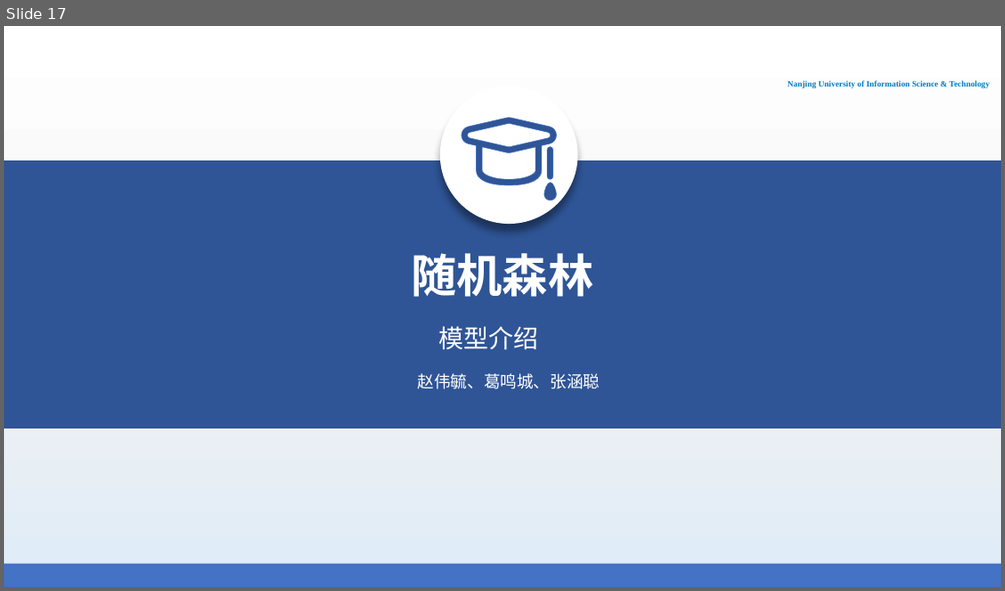
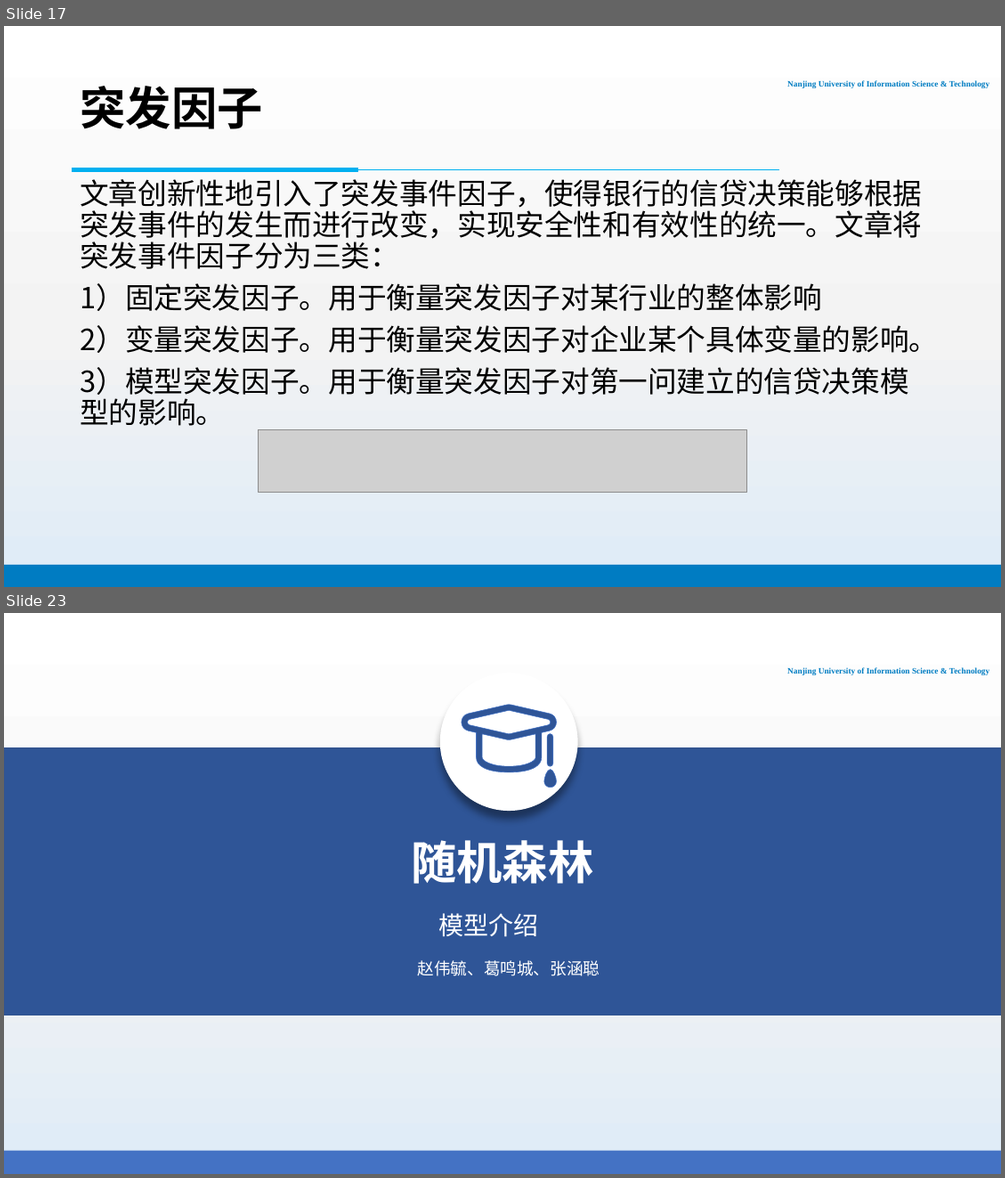
Before and after one commit to PhantomGMC/Week16-Math_model, a slide deck: 数模16周报告.pptx. Shown one above the other, each under a label of ours: slide 17 before the commit, slides 17 and 23 after it; the slides between them are not shown. The pictures are 1005x591 and 1005x1178 pixels, drawn with LibreOffice and Linux fonts; fonts in the diff are those of the drawing; grey boxes stand for pictures; background and template pictures are left out. Boxes give left, top, right and bottom in pixels: in the first picture for what was removed or moved away, otherwise in the second. Text is boxed around its words. In the diff, an @@ line names an element or a change of style, - is before the commit and + after.

```diff
--- a/数模16周报告.pptx
+++ b/数模16周报告.pptx
@@ slide 17 added at <box>4,26,1001,587</box>, background gradient #FFFFFF to #F3F3F3 to #DEEBF7; not listed: 2 template elements that a slide beside it also shows @@
@@ title added at <box>80,86,262,129</box>, 44 pt, text #000000, bold @@
+突发因子
@@ line added from (779, 169) to (73, 169), #00B0F0 0.5 pt @@
@@ rectangle added at <box>73,168,357,172</box>, fill #00B0F0, outline #00B0F0 1 pt @@
@@ text added at <box>80,179,938,426</box>, 28 pt, text #000000 @@
+文章创新性地引入了突发事件因子，使得银行的信贷决策能够根据突发事件的发生而进行改变，实现安全性和有效性的统一。文章将突发事件因子分为三类：
+1）固定突发因子。用于衡量突发因子对某行业的整体影响
+2）变量突发因子。用于衡量突发因子对企业某个具体变量的影响。
+3）模型突发因子。用于衡量突发因子对第一问建立的信贷决策模型的影响。
@@ picture added at <box>259,429,747,491</box> @@
@@ what was slide 17 is now slide 23 @@
```
Also in this commit, not shown: 13 slides changed, 7 other slides added, 3 slides removed.
